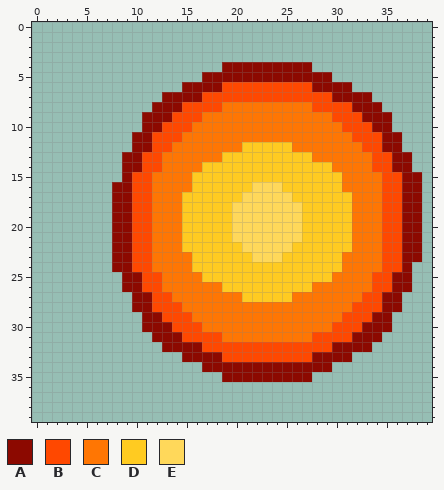
Two states of a pixel-art sprite, GameFile/Resources/FireBallEnd5.png. The picture above was drawn from the file before the commit.
The file is 40x40 pixels.
Palette (. is transparent): A #8c0900  B #ff4800  C #ff7603  D #ffcb21  E #ffd85a
Pixels before, first column x 8:
 4 ...........AAAAAAAAA...........
 5 .........AAAAAAAAAAAAA.........
 6 .......AAAABBBBBBBBBAAAA.......
 7 .....AAAABBBBBBBBBBBBBAAAA.....
 8 ....AAABBBBCCCCCCCCCBBBBAAA....
 9 ...AAABBBCCCCCCCCCCCCCBBBAAA...
10 ...AABBBCCCCCCCCCCCCCCCBBBAA...
11 ..AABBBCCCCCCCCCCCCCCCCCBBBAA..
12 ..AABBCCCCCCCDDDDDCCCCCCCBBAA..
13 .AABBCCCCCCDDDDDDDDDCCCCCCBBAA.
14 .AABBCCCCDDDDDDDDDDDDDCCCCBBAA.
15 .ABBCCCCDDDDDDDDDDDDDDDCCCCBBAA
16 AABBCCCCDDDDDDEEEDDDDDDCCCCBBAA
17 AABBCCCDDDDDDEEEEEDDDDDDCCCBBAA
18 AABBCCCDDDDDEEEEEEEDDDDDCCCBBAA
19 AABBCCCDDDDDEEEEEEEDDDDDCCCBBAA
20 AABBCCCDDDDDEEEEEEEDDDDDCCCBBAA
21 AABBCCCDDDDDEEEEEEEDDDDDCCCBBAA
22 AABBCCCDDDDDDEEEEEDDDDDDCCCBBAA
23 AABBCCCCDDDDDDEEEDDDDDDCCCCBBAA
24 AABBCCCCDDDDDDDDDDDDDDDCCCCBBA.
25 .AABBCCCCDDDDDDDDDDDDDCCCCBBAA.
26 .AABBCCCCCCDDDDDDDDDCCCCCCBBAA.
27 ..AABBCCCCCCCDDDDDCCCCCCCBBAA..
28 ..AABBBCCCCCCCCCCCCCCCCCBBBAA..
29 ...AABBBCCCCCCCCCCCCCCCBBBAA...
30 ...AAABBBCCCCCCCCCCCCCBBBAAA...
31 ....AAABBBBCCCCCCCCCBBBBAAA....
32 .....AAAABBBBBBBBBBBBBAAAA.....
33 .......AAAABBBBBBBBBAAAA.......
34 .........AAAAAAAAAAAAA.........
35 ...........AAAAAAAAA...........
The result:
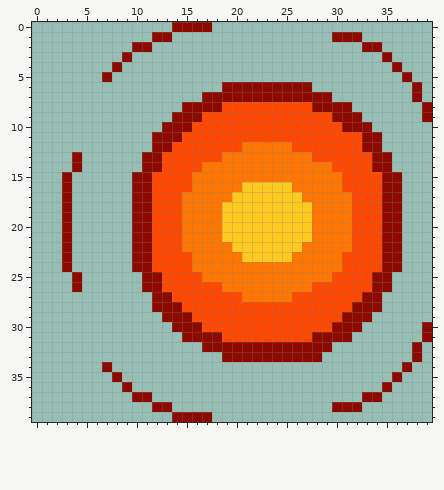
Changes in this commit:
Changed rows in their new state; - is an unchanged pixel.
first column x 3:
 0 -----------AAAA----------------------
 1 ---------AA----------------AAA-------
 2 -------AA---------------------AA-----
 3 ------A-------------------------A----
 4 -----A----------.........--------A---
 5 ----A---------.............-------A--
 6 ------------....AAAAAAAAA....------A-
 7 ----------....AAAAAAAAAAAAA....----A-
 8 ---------...AAAABBBBBBBBBAAAA...----A
 9 --------...AAABBBBBBBBBBBBBAAA...---A
10 --------..AAABBBBBBBBBBBBBBBAAA..----
11 -------..AAABBBBBBBBBBBBBBBBB-AA..---
12 -------..AABBBBBBBCCCCCBBBBBBBAA..---
13 -A----..AABBBBBBCCCCCCCCCBBBBBBAA..--
14 -A----..AABBBBCCCCCCCCCCCCCBBBBAA..--
15 A-----.AABBBBCCCCCCCCCCCCCCCBBBBAA..-
16 A----..AABBBBCCCCC-DDD-CCCCCBBBBAA..-
17 A----..AABBBCCCCC-DDDDD-CCCCCBBBAA..-
18 A----..AABBBCCCC-DDDDDDD-CCCCBBBAA..-
19 A----..AABBBCCCC-DDDDDDD-CCCCBBBAA..-
20 A----..AABBBCCCC-DDDDDDD-CCCCBBBAA..-
21 A----..AABBBCCCC-DDDDDDD-CCCCBBBAA..-
22 A----..AABBBCCCCC-DDDDD-CCCCCBBBAA..-
23 A----..AABBBBCCCCC-DDD-CCCCCBBBBAA..-
24 A----..AABBBBCCCCCCCCCCCCCCCBBBBAA.--
25 -A----..AABBBBCCCCCCCCCCCCCBBBBAA..--
26 -A----..AABBBBBBCCCCCCCCCBBBBBBAA..--
27 -------..AABBBBBBBCCCCCBBBBBBBAA..---
28 -------..AAABBBBBBBBBBBBBBBBBAAA..---
29 --------..AAABBBBBBBBBBBBBBBAAA..----
30 --------...AAABBBBBBBBBBBBBAAA...---A
31 ---------...AAAABBBBBBBBBAAAA...----A
32 ----------....AAAAAAAAAAAAA....----A-
33 ------------....AAAAAAAAA-...------A-
34 ----A---------.............-------A--
35 -----A----------.........--------A---
36 ------A-------------------------A----
37 -------AA---------------------AA-----
38 ---------AA----------------AAA-------
39 -----------AAAA----------------------
Changed places in both pictures, as pixel boxes (x1, y1, x2, y2):
changed: (62, 22, 432, 422)
